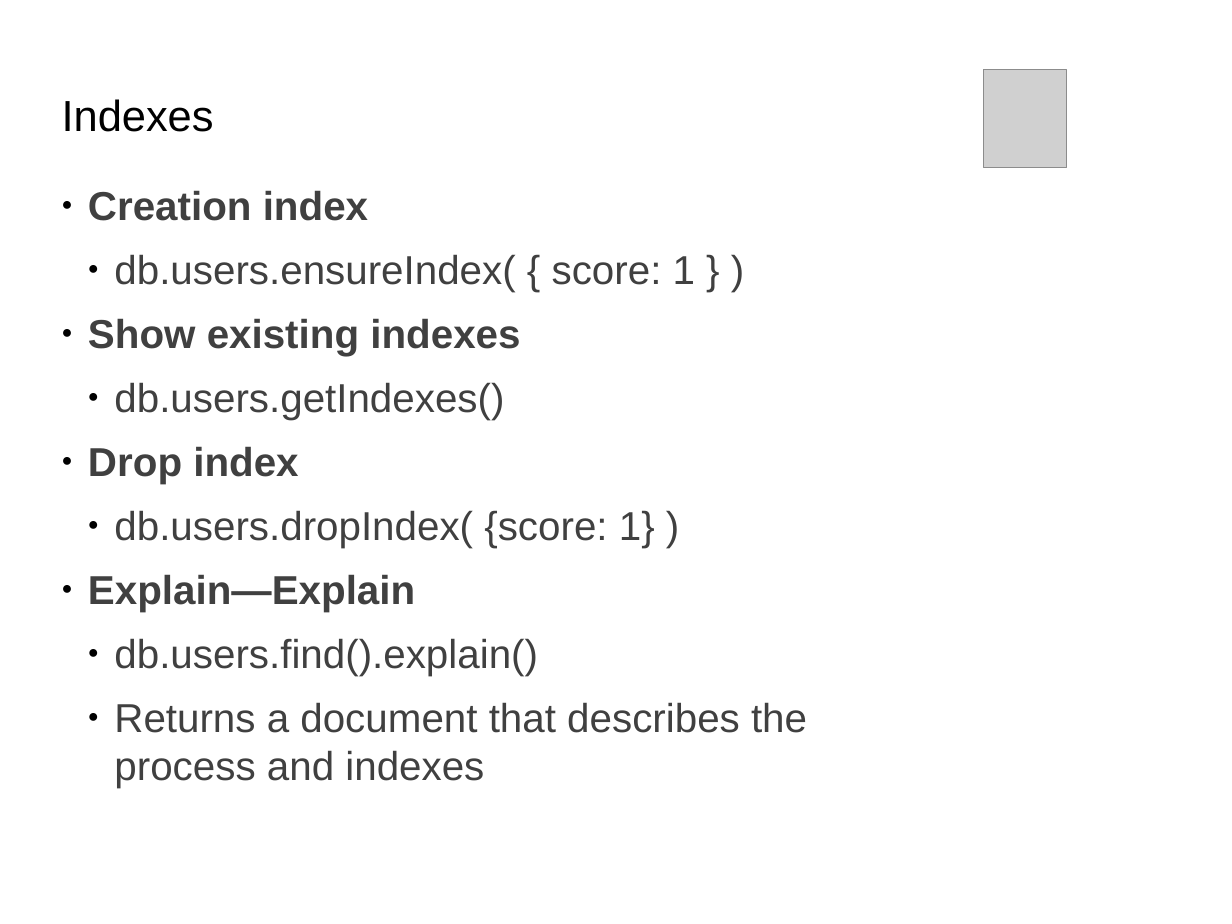
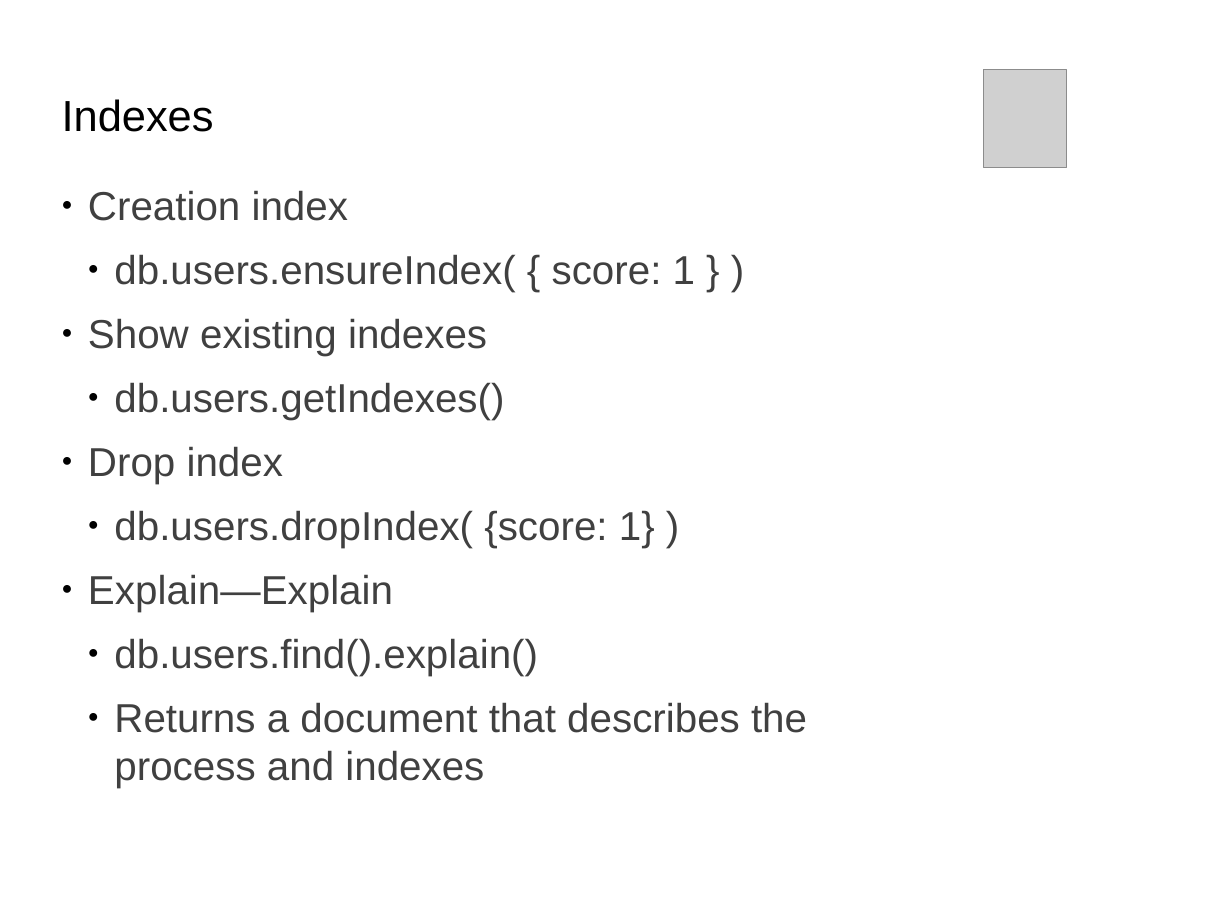
Before and after one commit to Bhakti/mongo_session, a slide deck: slide 16 of MongoDB_Session.odp (slide 17 before the commit). Drawn at 1232x924 pixels with LibreOffice and Linux fonts; fonts in the diff are those of the drawing; grey boxes stand for pictures; background and template pictures are left out. Boxes give left, top, right and bottom in pixels: in the first picture for what was removed or moved away, otherwise in the second. Text is boxed around its words. In the diff, an @@ line names an element or a change of style, - is before the commit and + after.

```diff
--- a/MongoDB_Session.odp
+++ b/MongoDB_Session.odp
@@ subtitle at box(88, 190, 487, 612): bold off in "Creation index", "Show existing indexes", "Drop index", "Explain—Explain" @@
```
Also in this commit, not shown: 11 other slides changed, 8 slides added, 1 slide removed, 5 other files.
